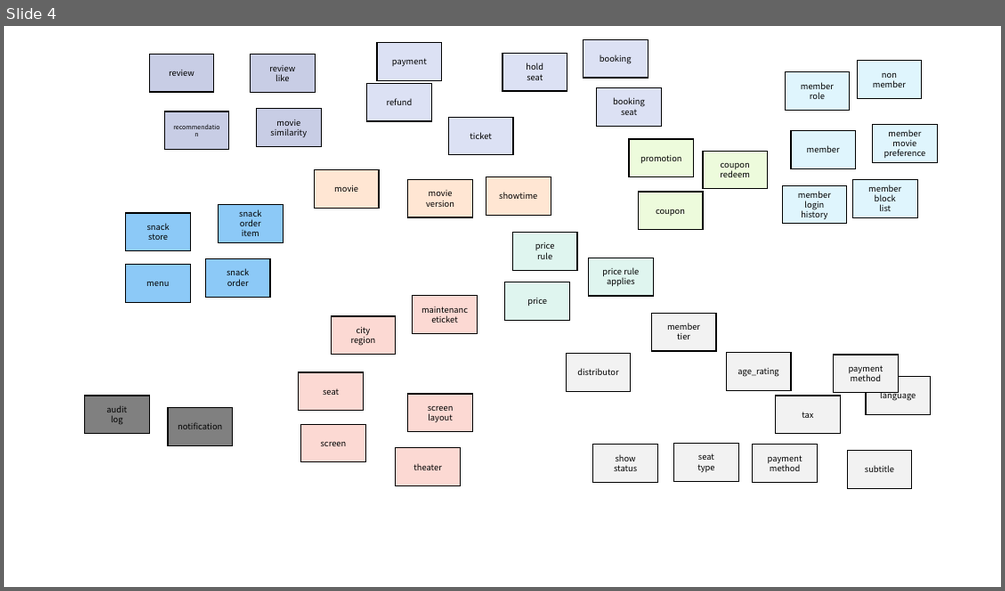
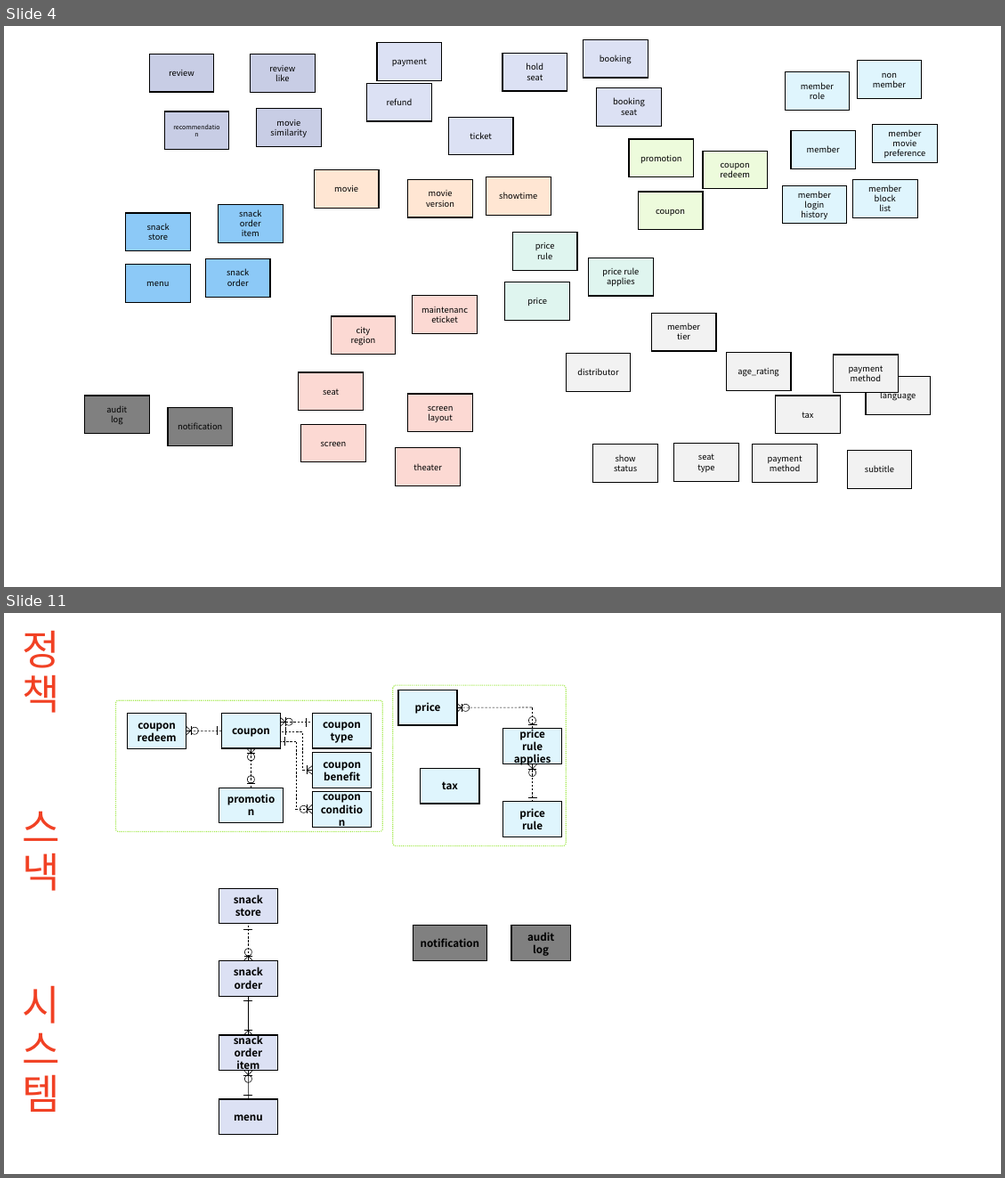
Before and after one commit to 02hyun7/Database_05-_03-, a slide deck: notebook_ty/erd_template.pptx. Shown one above the other, each under a label of ours: slide 4 before the commit, slides 4 and 11 after it; the slides between them are not shown. The pictures are 1005x591 and 1005x1178 pixels, drawn with LibreOffice and Linux fonts; fonts in the diff are those of the drawing. Boxes give left, top, right and bottom in pixels: in the first picture for what was removed or moved away, otherwise in the second. Text is boxed around its words. In the diff, an @@ line names an element or a change of style, - is before the commit and + after.

```diff
--- a/notebook_ty/erd_template.pptx
+++ b/notebook_ty/erd_template.pptx
@@ slide 11 added at (4,613,1001,1174), background #FFFFFF @@
@@ title added at (23,630,61,1111), 39.6 pt, text #F14124 @@
+정책
+스낵
+시스템
@@ group added at (115,686,566,846): 47 lines, 10 rectangles, 8 ellipses, 2 rounded rectangles @@
+price
+price
+rule
+price rule
+applies
+coupon
+redeem
+coupon
+promotion
+tax
+coupon
+type
+coupon
+benefit
+coupon
+condition
@@ rectangle added at (413,925,487,961), fill #808080, outline #000000 1 pt, 10 pt, text #000000, bold @@
+notification
@@ rectangle added at (512,925,571,961), fill #808080, outline #000000 1 pt, 10 pt, text #000000, bold @@
+audit
+log
@@ group added at (218,888,278,1135): 18 lines, 4 rectangles, 2 ellipses @@
+snack
+store
+snack
+order
+snack
+order
+item
+menu
```
Also in this commit, not shown: 1 slide changed, 12 other slides added, 15 other files.
